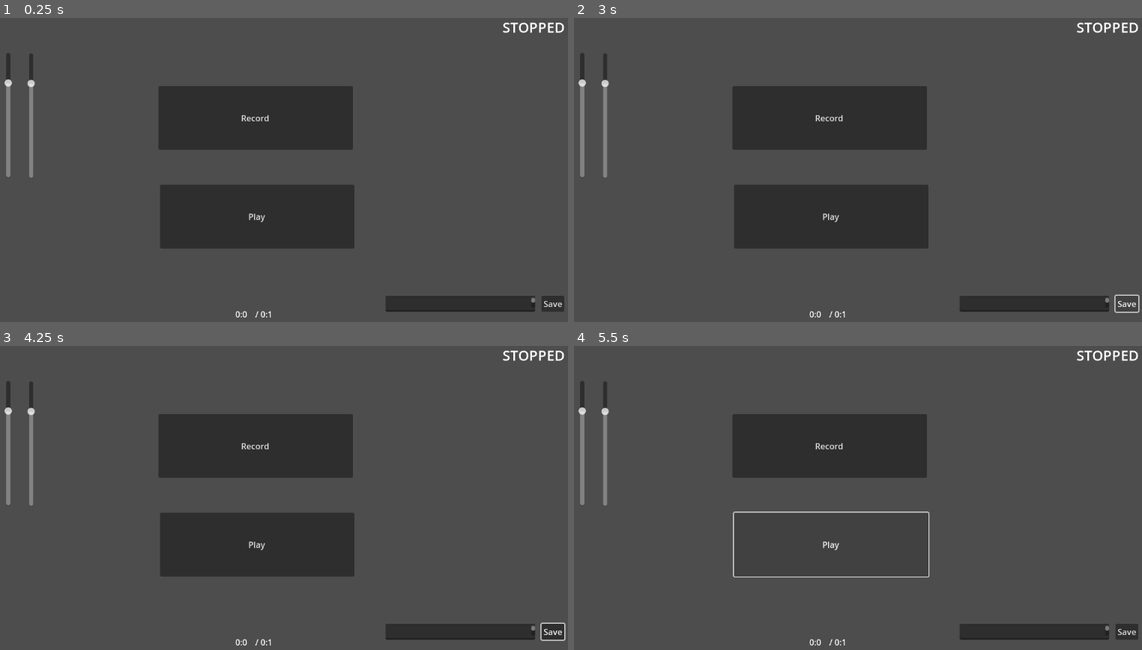
Above: before the commit, frames 1-4 (two rows, left to right).
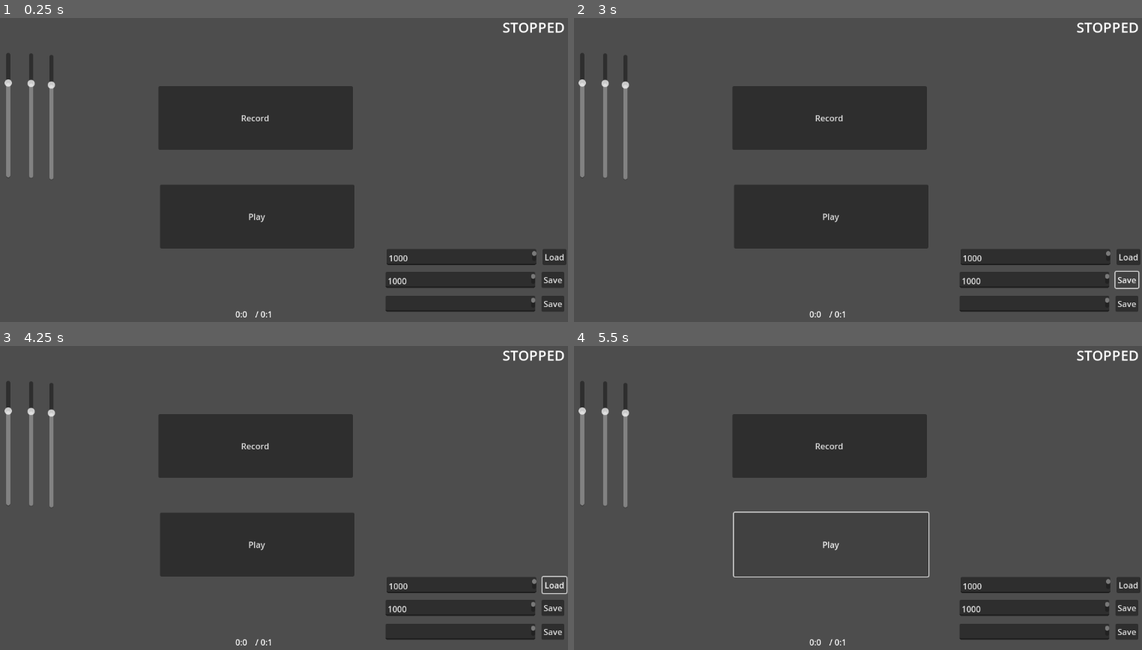
Above: after the commit, the same moments.

Repository: SemourMedia/Secorder
Game: Godot game, scene res://control.tscn
Two runs of this game, one before a commit and one after it. Both use one fixed random seed, a clock stepped at 60 frames per second and the inputs below. Sound files missing from this copy of the repository are replaced by a short silence.
Inputs (mouse positions are in pixels of both pictures, inside the frame that each line leads up to):
- Up to frame 1 (0.25 s): no input
- Up to frame 2 (3 s): click "Record" at 0.5 s; click "Stop" at 1.25 s; click "Save" at 2 s; click "Save" at 2.75 s
- Up to frame 3 (4.25 s): click (556, 586) at 3.5 s, where only the run after the commit has a clickable "Load"
- Up to frame 4 (5.5 s): click "Play" at 4.25 s; click "Stop" at 5 s

The runs differ from the first frame. In frame 1, 3.3% of the frame differs, in the area x 8-100%, y 12-89%; in frame 2, 3.3%; in frame 3, 3.3%; in frame 4, 3.3%.

Commit message:
Version 1.2
Name overhaul primarily

Diff:
--- a/control.gd
+++ b/control.gd
@@ -6,111 +6,128 @@
 var time_delay
 var effect
 var recording
-var state
-var runTimeDict
-var curTimeDict
-var current_playtime
+var state # RECORDING, STOPPED, PLAYING
+var run_time_dictionary: Dictionary # 1:55  = MIN = 1, SEC = 55
+var current_time_dictionary:Dictionary # 1:55  = MIN = 1, SEC = 55
+var current_playtime: float # in seconds float
 
-# IMPORTS
-"""
-$AudioStreamPlayer
-$AudioStreamInstrumental
-$RunTimeLabel
-$CurTimeLabel
-$PlayButton
-$RecordButton
-"""
+# # # # # # # IMPORTS # # # # # # # #
 
 # AUDIO STREAM PLAYERS
+@onready var asp_record = $Audio/ASP_Record
+@onready var asp_vocal = $Audio/ASP_Vocal
+@onready var asp_instrumental = $Audio/ASP_Instrumental
+@onready var asp_mixdown = $Audio/ASP_Mixdown
 
-var Vocal
-var Instrumental
-var Mixdown
+# LABELS
+@onready var label_state = $Labels/Label_State
+@onready var label_run_time = $Labels/Label_RunTime
+@onready var label_current_time = $Labels/Label_CurrentTime
+
+# SLIDERS
+@onready var slider_instrumental = $Sliders/Slider_Instrumental
+@onready var slider_vocals = $Sliders/Slider_Vocals
+@onready var slider_mixdown = $Sliders/Slider_Mixdown
+
+# INPUT | TEXT INPUT
+@onready var input_mixdown = $Input/Input_Mixdown
+@onready var input_vocal = $Input/Input_Vocal
+@onready var input_instrumental = $Input/Input_Instrumental
+
+# BUTTTONS
+@onready var button_record = $Buttons/Button_Record
+@onready var button_play = $Buttons/Button_Play
+#@onready var button_save_mixdown = $Buttons/Button_SaveMixdown
+#@onready var button_save_vocals = $Buttons/Button_SaveVocals
+#@onready var button_import_instrumental = $Buttons/Button_ImportInstrumental
 
 
 
+# # # # # # # FUNCTIONS # # # # # # # #
+
+# RETURN FUNCTIONS
 func secToTime(sec):
-	var tTimeDict = {
-		"MIN" : 0,
-		"SEC" : 0
-	}
+	var temp_time_dictionary = {"MIN" : 0,"SEC" : 0} # INIT TEMP TIME DICTIONARY VALUE
 	sec = roundf(sec)
 	if sec > 59:
-		tTimeDict["MIN"] =  round(sec/60)
-		tTimeDict["SEC"] = fmod(sec, 60.0)
+		temp_time_dictionary["MIN"] = round(sec/60) # HOW DO I MAKE THIS ALWAYS ROUND DOWN
+		temp_time_dictionary["SEC"] = fmod(sec, 60.0)
 	else:
-		tTimeDict["SEC"] = fmod(sec, 60.0)
-	return tTimeDict
+		temp_time_dictionary["SEC"] = fmod(sec, 60.0)
+	return temp_time_dictionary
 
+# VOID FUNCTIONS
 func updateTime():
-	runTimeDict = secToTime($AudioStreamInstrumental.stream.get_length())
-	curTimeDict = secToTime(current_playtime)
 
-	var run_time_text = " / " + str(int(runTimeDict["MIN"])) + ":" + str(int(runTimeDict["SEC"]))
-	var cur_time_text = str(int(curTimeDict["MIN"])) + ":" + str(int(curTimeDict["SEC"]))
+	if asp_instrumental.stream.get_length() != null:
+		run_time_dictionary = secToTime(asp_instrumental.stream.get_length())
+		current_time_dictionary = secToTime(current_playtime)
+	else:
+		pass
 
-	$RunTimeLabel.text = run_time_text
-	$CurTimeLabel.text = cur_time_text
+	var run_time_text = " / " + str(int(run_time_dictionary["MIN"])) + ":" + str(int(run_time_dictionary["SEC"]))
+	var cur_time_text = str(int(current_time_dictionary["MIN"])) + ":" + str(int(current_time_dictionary["SEC"]))
 
-func _ready():
-	var index = AudioServer.get_bus_index("Record")
-	effect = AudioServer.get_bus_effect(index, 0)
+	label_run_time.text = run_time_text
+	label_current_time.text = cur_time_text
 func audioStop():
-	$AudioStreamInstrumental.stop()
-	$AudioStreamPlayer.stop()
+	asp_instrumental.stop()
+	asp_vocal.stop()
 func updateRefresh(_state):
 	updateTime()
 
 	match _state:
 		"RECORDING":
-			$RecordButton.text = "Stop"
+			button_record.text = "Stop"
 			state = "RECORDING"
 
 		"STOPPED":
-			$RecordButton.text = "Record"
-			$PlayButton.text = "Play"
+			button_record.text = "Record"
+			button_play.text = "Play"
 			state = "STOPPED"
 		"PLAYING":
-			$PlayButton.text = "Stop"
+			button_play.text = "Stop"
 			state = "PLAYING"
 		_:
 			pass
 
-	$StateLabel.text = state
+	label_state.text = state
 func audioPlay(pos):
-
-
 	match pos:
 		0:
-			$AudioStreamPlayer.seek(0.0)
-			$AudioStreamInstrumental.seek(0.0)
-			$AudioStreamPlayer.play()
-			$AudioStreamInstrumental.play()
+			asp_vocal.seek(0.0)
+			asp_instrumental.seek(0.0)
+			asp_vocal.play()
+			asp_instrumental.play()
 
 		1:
 			audioStop()
-			$AudioStreamInstrumental.seek(0.0)
-			$AudioStreamInstrumental.play()
+			asp_instrumental.seek(0.0)
+			asp_instrumental.play()
 		_:
-			$AudioStreamPlayer.play()
-			$AudioStreamInstrumental.play()
+			asp_vocal.play()
+			asp_instrumental.play()
 
+# MAIN FUNCTIONS
+func _ready():
+	var index = AudioServer.get_bus_index("Record")
+	effect = AudioServer.get_bus_effect(index, 0)
 func _process(delta):
-	current_playtime = $AudioStreamInstrumental.get_playback_position()
+	current_playtime = asp_instrumental.get_playback_position()
 	updateTime()
 
-func _on_play_button_pressed():
-	if $AudioStreamInstrumental.playing:
-		updateRefresh("STOPPED")
-		audioStop()
-	else :
-		$AudioStreamPlayer.stream = recording
-		updateRefresh("PLAYING")
-		audioPlay(0)
-func _on_record_button_pressed():
+# 	CONNECTION FUNCTIONS
+#		CF		SLIDERS
+func _on_slider_instrumental_value_changed(value):
+	asp_instrumental.volume_db = value
+func _on_slider_vocals_value_changed(value):
+	asp_vocal.volume_db = value
+func _on_slider_mixdown_value_changed(value):
+	asp_mixdown.volume_db = value
+#		CF		BUTTONS 	| MAIN
+func _on_button_record_pressed():
 	recording = null
 	if effect.is_recording_active(): # IF RECORDING AND PRESSED
-
 		updateRefresh("STOPPED") # CHANGING LABELS AND STATE
 		recording = effect.get_recording() # STORING RECORDING
 		effect.set_recording_active(false) # TURN OFF RECORDING
@@ -120,13 +137,24 @@
 		effect.set_recording_active(true) # TURN ON RECORDING
 		audioPlay(1) # PLAY AUDIO STREAMS
 	pass
-func _on_vox_v_slider_value_changed(value):
-	$AudioStreamPlayer.volume_db = value
-func _on_instrumental_v_slider_value_changed(value):
-	$AudioStreamInstrumental.volume_db = value
+func _on_button_play_pressed():
+	if asp_instrumental.playing:
+		updateRefresh("STOPPED")
+		audioStop()
+	else :
+		asp_vocal.stream = recording
+		updateRefresh("PLAYING")
+		audioPlay(0)
+#		CF		BUTTONS 	| SAVE / LOAD
+func _on_button_save_mixdown_pressed():
+	pass # Replace with function body.
+func _on_button_save_vocals_pressed():
+	if(recording != null):
+		recording
+func _on_button_import_instrumental_pressed():
+	pass # Replace with function body.
 
 
-func _on_save_button_pressed():
-	#var save_path =
-	recording.save_to_wav()
-	pass
+### TEST
+func test():
+	AudioStream.new()
--- a/control.tscn
+++ b/control.tscn
@@ -1,7 +1,7 @@
-[gd_scene load_steps=6 format=3 uid="uid://4n00xkrlcywr"]
+[gd_scene load_steps=6 format=3 uid="uid://du00cu3l7vjba"]
 
 [ext_resource type="Script" path="res://control.gd" id="1_jsc5u"]
-[ext_resource type="AudioStream" uid="uid://bw87l8mq577by" path="res://audio/instrumental/30Minutes-4.mp3" id="2_1u28j"]
+[ext_resource type="AudioStream" uid="uid://bmohpwcdhs1nn" path="res://audio/instrumental/drezz.mp3" id="2_mgg5y"]
 
 [sub_resource type="AudioStreamMicrophone" id="AudioStreamMicrophone_pjmxy"]
 
@@ -18,39 +18,55 @@
 grow_vertical = 2
 script = ExtResource("1_jsc5u")
 
-[node name="RecordButton" type="Button" parent="."]
-layout_mode = 0
-offset_left = 364.0
-offset_top = 137.0
-offset_right = 738.0
-offset_bottom = 260.0
-toggle_mode = true
-text = "Record
-"
+[node name="Audio" type="Node" parent="."]
 
-[node name="PlayButton" type="Button" parent="."]
-layout_mode = 0
-offset_left = 367.0
-offset_top = 327.0
-offset_right = 741.0
-offset_bottom = 450.0
-text = "Play"
-
-[node name="AudioStreamRecord" type="AudioStreamPlayer" parent="."]
+[node name="ASP_Record" type="AudioStreamPlayer" parent="Audio"]
 stream = SubResource("AudioStreamMicrophone_pjmxy")
 autoplay = true
 bus = &"Record"
 
-[node name="AudioStreamPlayer" type="AudioStreamPlayer" parent="."]
+[node name="ASP_Vocal" type="AudioStreamPlayer" parent="Audio"]
 mix_target = 2
 bus = &"Vox"
 
-[node name="AudioStreamInstrumental" type="AudioStreamPlayer" parent="."]
-stream = ExtResource("2_1u28j")
+[node name="ASP_Instrumental" type="AudioStreamPlayer" parent="Audio"]
+stream = ExtResource("2_mgg5y")
 bus = &"Instrumental"
 
-[node name="InstrumentalVSlider" type="VSlider" parent="."]
-layout_mode = 0
+[node name="ASP_Mixdown" type="AudioStreamPlayer" parent="Audio"]
+
+[node name="Labels" type="Node" parent="."]
+
+[node name="Label_State" type="Label" parent="Labels"]
+offset_left = 962.0
+offset_top = 4.0
+offset_right = 1145.0
+offset_bottom = 44.0
+theme_override_font_sizes/font_size = 27
+text = "STOPPED"
+horizontal_alignment = 2
+vertical_alignment = 1
+metadata/_edit_use_anchors_ = true
+
+[node name="Label_RunTime" type="Label" parent="Labels"]
+offset_left = 546.0
+offset_top = 565.0
+offset_right = 690.0
+offset_bottom = 648.0
+text = "0:00"
+metadata/_edit_use_anchors_ = true
+
+[node name="Label_CurrentTime" type="Label" parent="Labels"]
+offset_left = 512.0
+offset_top = 565.0
+offset_right = 656.0
+offset_bottom = 648.0
+text = "0:00"
+metadata/_edit_use_anchors_ = true
+
+[node name="Sliders" type="Node" parent="."]
+
+[node name="Slider_Instrumental" type="VSlider" parent="Sliders"]
 offset_left = 65.0
 offset_top = 73.0
 offset_right = 86.0
@@ -61,8 +77,7 @@
 rounded = true
 ticks_on_borders = true
 
-[node name="VoxVSlider" type="VSlider" parent="."]
-layout_mode = 0
+[node name="Slider_Vocals" type="VSlider" parent="Sliders"]
 offset_left = 109.0
 offset_top = 74.0
 offset_right = 130.0
@@ -73,106 +88,88 @@
 rounded = true
 ticks_on_borders = true
 
-[node name="StateLabel" type="Label" parent="."]
-layout_mode = 0
-offset_left = 962.0
-offset_top = 4.0
+[node name="Slider_Mixdown" type="VSlider" parent="Sliders"]
+offset_left = 148.0
+offset_top = 77.0
+offset_right = 169.0
+offset_bottom = 318.0
+min_value = -60.0
+max_value = 2.0
+value = -12.0
+rounded = true
+ticks_on_borders = true
+
+[node name="Buttons" type="Node" parent="."]
+
+[node name="Button_Record" type="Button" parent="Buttons"]
+offset_left = 364.0
+offset_top = 137.0
+offset_right = 738.0
+offset_bottom = 260.0
+toggle_mode = true
+text = "Record
+"
+
+[node name="Button_Play" type="Button" parent="Buttons"]
+offset_left = 367.0
+offset_top = 327.0
+offset_right = 741.0
+offset_bottom = 450.0
+text = "Play"
+
+[node name="Button_SaveMixdown" type="Button" parent="Buttons"]
+offset_left = 1101.0
+offset_top = 495.0
 offset_right = 1145.0
-offset_bottom = 44.0
-theme_override_font_sizes/font_size = 27
-text = "STOPPED"
-horizontal_alignment = 2
-vertical_alignment = 1
+offset_bottom = 526.0
+theme = SubResource("Theme_of01n")
+text = "Save"
 
-[node name="RunTimeLabel" type="Label" parent="."]
-layout_mode = 0
-offset_left = 546.0
-offset_top = 565.0
-offset_right = 690.0
-offset_bottom = 648.0
-text = "0:00"
+[node name="Button_SaveVocals" type="Button" parent="Buttons"]
+offset_left = 1101.0
+offset_top = 541.0
+offset_right = 1145.0
+offset_bottom = 572.0
+theme = SubResource("Theme_of01n")
+text = "Save"
 
-[node name="CurTimeLabel" type="Label" parent="."]
-layout_mode = 0
-offset_left = 512.0
-offset_top = 565.0
-offset_right = 656.0
-offset_bottom = 648.0
-text = "0:00"
+[node name="Button_ImportInstrumental" type="Button" parent="Buttons"]
+offset_left = 1103.0
+offset_top = 451.0
+offset_right = 1149.0
+offset_bottom = 482.0
+theme = SubResource("Theme_x8kph")
+text = "Load"
 
-[node name="SAVEANDLOAD" type="Node" parent="."]
+[node name="Input" type="Node" parent="."]
 
-[node name="MixdownSave" type="Control" parent="SAVEANDLOAD"]
-visible = false
-layout_mode = 3
-anchors_preset = 0
+[node name="Input_Mixdown" type="TextEdit" parent="Input"]
 offset_left = 801.0
 offset_top = 495.0
-offset_right = 1144.0
-offset_bottom = 535.0
-
-[node name="MixdownPathText" type="TextEdit" parent="SAVEANDLOAD/MixdownSave"]
-layout_mode = 2
-offset_right = 288.0
-offset_bottom = 31.0
+offset_right = 1089.0
+offset_bottom = 526.0
 text = "1000"
 placeholder_text = "1000"
 
-[node name="MixdownButton" type="Button" parent="SAVEANDLOAD/MixdownSave"]
-layout_mode = 2
-offset_left = 300.0
-offset_right = 344.0
-offset_bottom = 31.0
-theme = SubResource("Theme_of01n")
-text = "Save"
-
-[node name="VocalSave" type="Control" parent="SAVEANDLOAD"]
-layout_mode = 3
-anchors_preset = 0
+[node name="Input_Vocal" type="TextEdit" parent="Input"]
 offset_left = 801.0
 offset_top = 541.0
-offset_right = 1144.0
-offset_bottom = 581.0
+offset_right = 1089.0
+offset_bottom = 572.0
 
-[node name="VocalSavePath" type="TextEdit" parent="SAVEANDLOAD/VocalSave"]
-layout_mode = 2
-offset_right = 288.0
-offset_bottom = 31.0
-
-[node name="VocalSaveButton" type="Button" parent="SAVEANDLOAD/VocalSave"]
-layout_mode = 2
-offset_left = 300.0
-offset_right = 344.0
-offset_bottom = 31.0
-theme = SubResource("Theme_of01n")
-text = "Save"
-
-[node name="InstrumentalLoad" type="Control" parent="SAVEANDLOAD"]
-visible = false
-layout_mode = 3
-anchors_preset = 0
+[node name="Input_Instrumental" type="TextEdit" parent="Input"]
 offset_left = 803.0
 offset_top = 451.0
-offset_right = 1146.0
-offset_bottom = 491.0
-
-[node name="TextEdit" type="TextEdit" parent="SAVEANDLOAD/InstrumentalLoad"]
-layout_mode = 2
-offset_right = 288.0
-offset_bottom = 31.0
+offset_right = 1091.0
+offset_bottom = 482.0
 text = "1000"
 placeholder_text = "1000"
 
-[node name="SaveButton" type="Button" parent="SAVEANDLOAD/InstrumentalLoad"]
-layout_mode = 2
-offset_left = 300.0
-offset_right = 344.0
-offset_bottom = 31.0
-theme = SubResource("Theme_x8kph")
-text = "Load"
-
-[connection signal="pressed" from="RecordButton" to="." method="_on_record_button_pressed"]
-[connection signal="toggled" from="RecordButton" to="." method="_on_record_button_toggled"]
-[connection signal="pressed" from="PlayButton" to="." method="_on_play_button_pressed"]
-[connection signal="value_changed" from="InstrumentalVSlider" to="." method="_on_instrumental_v_slider_value_changed"]
-[connection signal="value_changed" from="VoxVSlider" to="." method="_on_vox_v_slider_value_changed"]
+[connection signal="value_changed" from="Sliders/Slider_Instrumental" to="." method="_on_slider_instrumental_value_changed"]
+[connection signal="value_changed" from="Sliders/Slider_Vocals" to="." method="_on_slider_vocals_value_changed"]
+[connection signal="value_changed" from="Sliders/Slider_Mixdown" to="." method="_on_slider_mixdown_value_changed"]
+[connection signal="pressed" from="Buttons/Button_Record" to="." method="_on_button_record_pressed"]
+[connection signal="pressed" from="Buttons/Button_Play" to="." method="_on_button_play_pressed"]
+[connection signal="pressed" from="Buttons/Button_SaveMixdown" to="." method="_on_button_save_mixdown_pressed"]
+[connection signal="pressed" from="Buttons/Button_SaveVocals" to="." method="_on_button_save_vocals_pressed"]
+[connection signal="pressed" from="Buttons/Button_ImportInstrumental" to="." method="_on_button_import_instrumental_pressed"]
--- a/project.godot
+++ b/project.godot
@@ -20,6 +20,14 @@
 general/text_to_speech=true
 driver/enable_input=true
 
+[input]
+
+stop_music={
+"deadzone": 0.5,
+"events": [Object(InputEventKey,"resource_local_to_scene":false,"resource_name":"","device":-1,"window_id":0,"alt_pressed":false,"shift_pressed":false,"ctrl_pressed":false,"meta_pressed":false,"pressed":false,"keycode":0,"physical_keycode":72,"key_label":0,"unicode":104,"echo":false,"script":null)
+]
+}
+
 [rendering]
 
 renderer/rendering_method="gl_compatibility"
Not shown, added: audio/instrumental/drezz.mp3.import
Not shown, added: audio/instrumental/drezz.mp3
